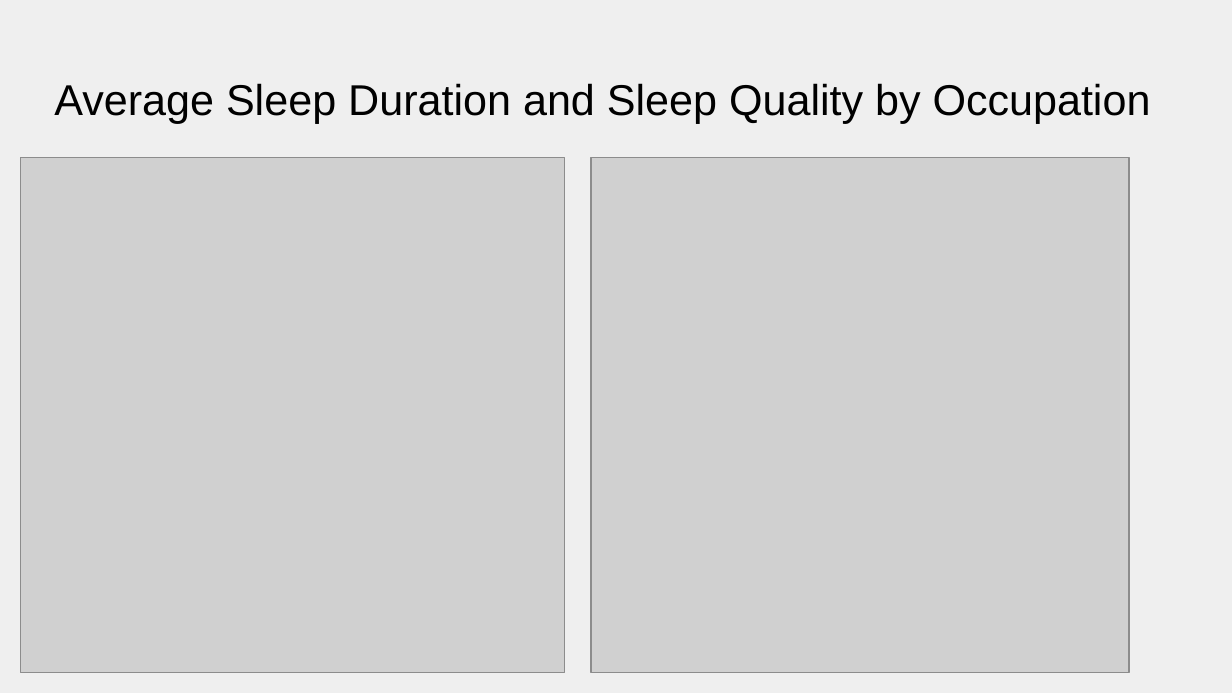
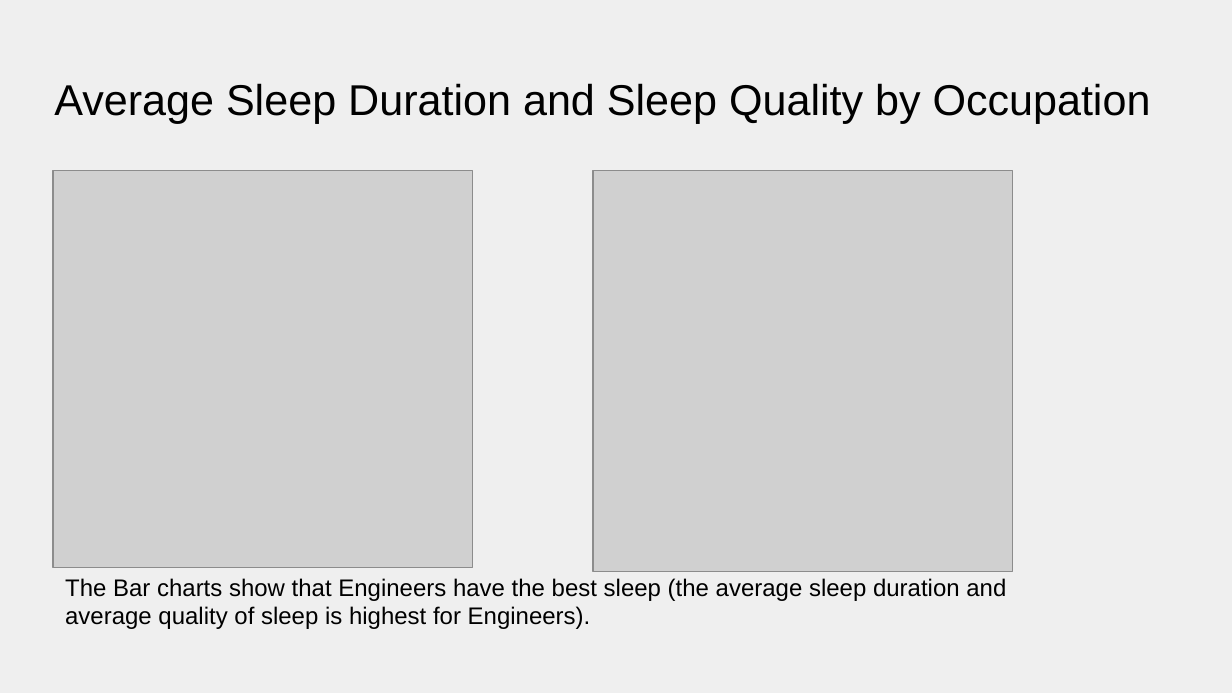
Before and after one commit to DeviBalao/SleepDataAnalysis, a slide deck: slide 3 of SleepDataAnalysisProjectPresentation.pptx. Drawn at 1232x693 pixels with LibreOffice and Linux fonts; fonts in the diff are those of the drawing; grey boxes stand for pictures. Boxes give left, top, right and bottom in pixels: in the first picture for what was removed or moved away, otherwise in the second. Text is boxed around its words. In the diff, an @@ line names an element or a change of style, - is before the commit and + after.

Commit message:
Updated the sorted bar charts in the slide.

```diff
--- a/SleepDataAnalysisProjectPresentation.pptx
+++ b/SleepDataAnalysisProjectPresentation.pptx
@@ picture: place and size @@
-picture at (21, 158, 564, 673)
+picture at (53, 170, 473, 567)
@@ picture: place and size @@
-picture at (591, 158, 1130, 673)
+picture at (593, 170, 1013, 572)
@@ text added at (65, 578, 1006, 629), 14 pt, text #000000 @@
+The Bar charts show that Engineers have the best sleep (the average sleep duration and average quality of sleep is highest for Engineers).
```
Also in this commit, not shown: 4 other slides changed.
